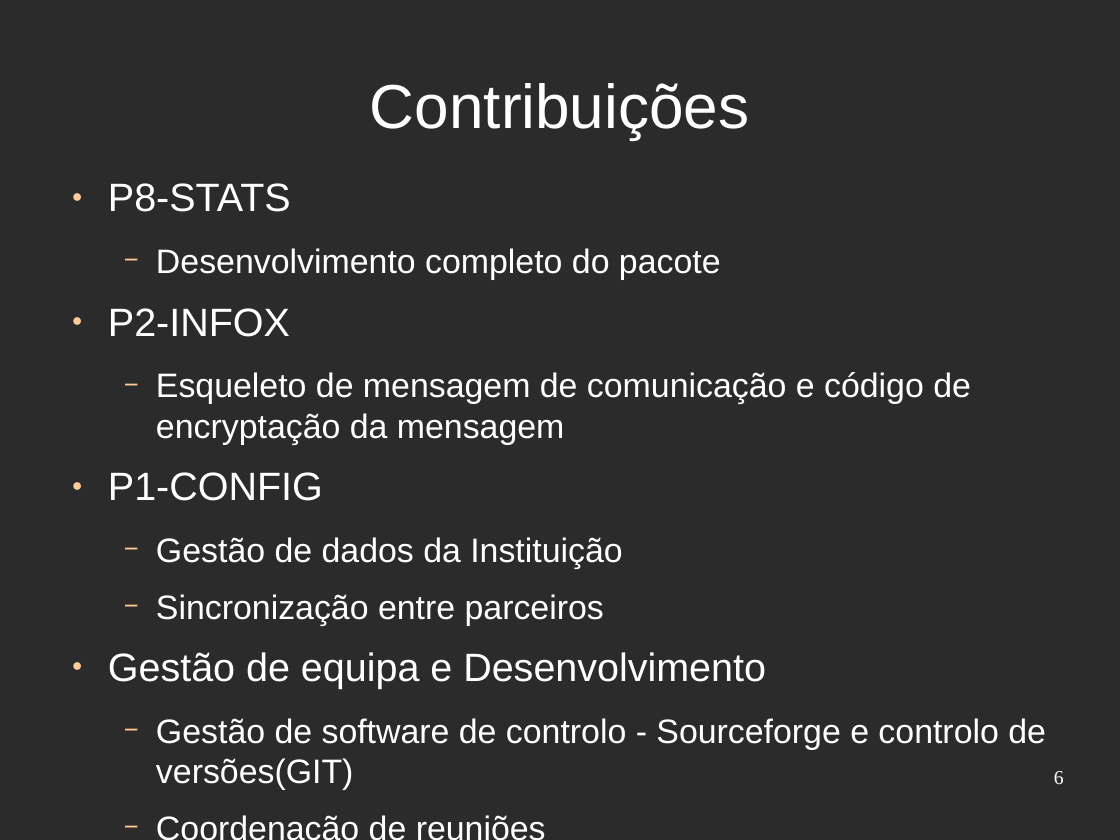
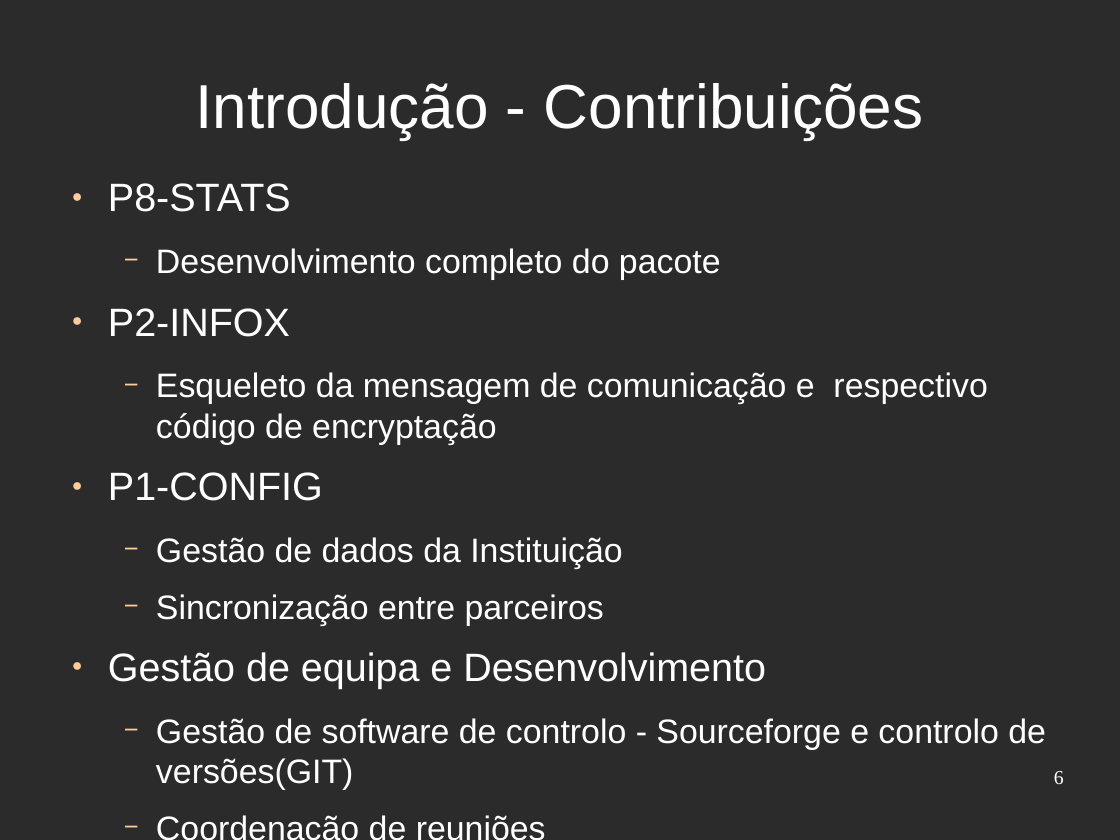
Before and after one commit to djjorjinho/mutworange_2011, a slide deck: slide 6 of documents/presentation/apresentacao_portugal.odp. Drawn at 1120x840 pixels with LibreOffice and Linux fonts; fonts in the diff are those of the drawing; background and template pictures are left out; a plain dark background stands for a picture behind light text. Boxes give left, top, right and bottom in pixels: in the first picture for what was removed or moved away, otherwise in the second. Text is boxed around its words. In the diff, an @@ line names an element or a change of style, - is before the commit and + after.

```diff
--- a/documents/presentation/apresentacao_portugal.odp
+++ b/documents/presentation/apresentacao_portugal.odp
@@ title at <box>196,83,923,139</box>: text changed @@
-Contribuições
+Introdução - Contribuições
@@ text at <box>156,372,987,445</box>: text changed @@
-  − Esqueleto de mensagem de comunicação e código de encryptação da mensagem
+  − Esqueleto da mensagem de comunicação e respectivo código de encryptação
```
Also in this commit, not shown: 3 other slides changed, 3 slides added, 1 slide removed.
